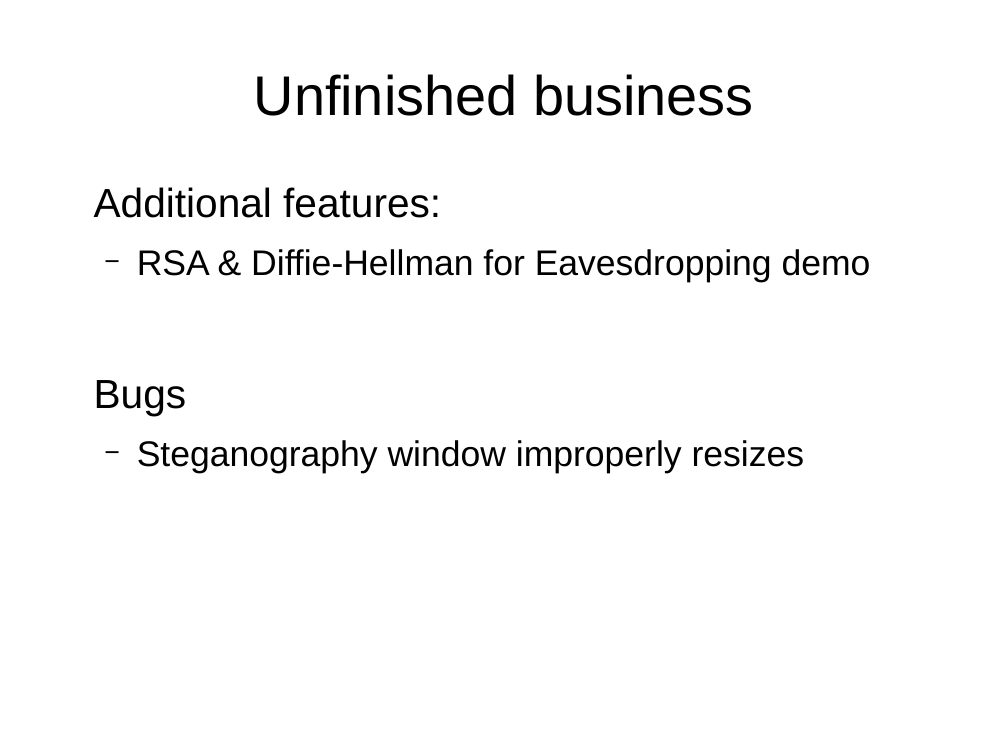
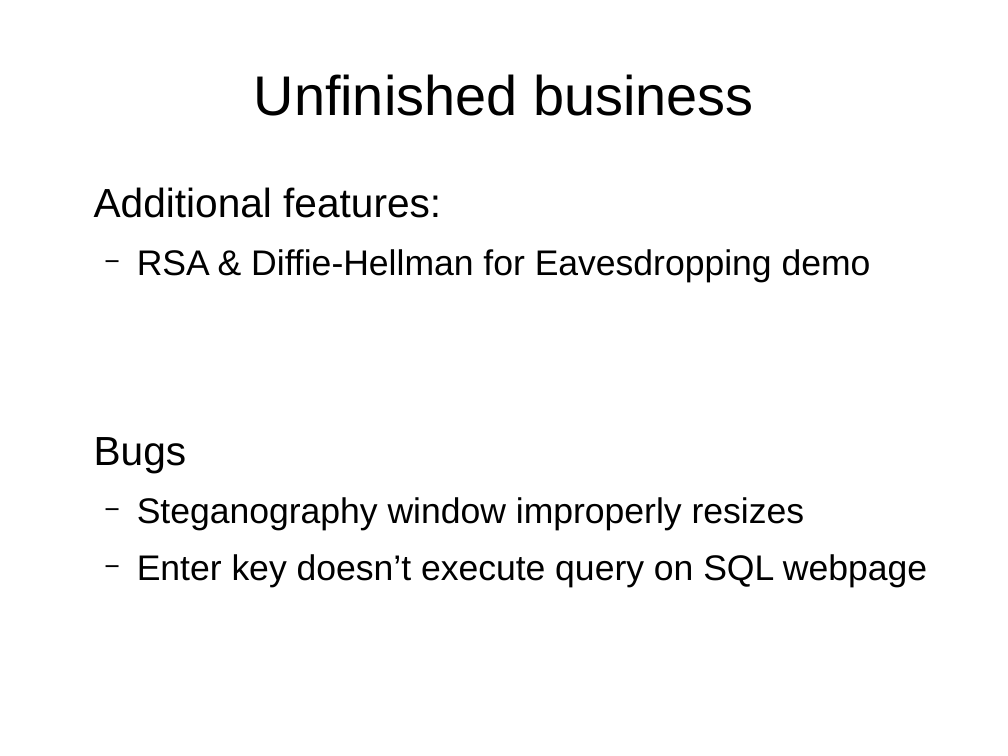
Before and after one commit to nzimm/toolkit, a slide deck: slide 7 of Presentation.odp. Drawn at 1008x756 pixels with LibreOffice and Linux fonts; fonts in the diff are those of the drawing. Boxes give left, top, right and bottom in pixels: in the first picture for what was removed or moved away, otherwise in the second. Text is boxed around its words. In the diff, an @@ line names an element or a change of style, - is before the commit and + after.

Commit message:
Updated Presentation, made index.html more user-friendly

```diff
--- a/Presentation.odp
+++ b/Presentation.odp
@@ text at <box>137,554,927,587</box>: paragraph added @@
+  − Enter key doesn’t execute query on SQL webpage
```
Also in this commit, not shown: 1 other file.
